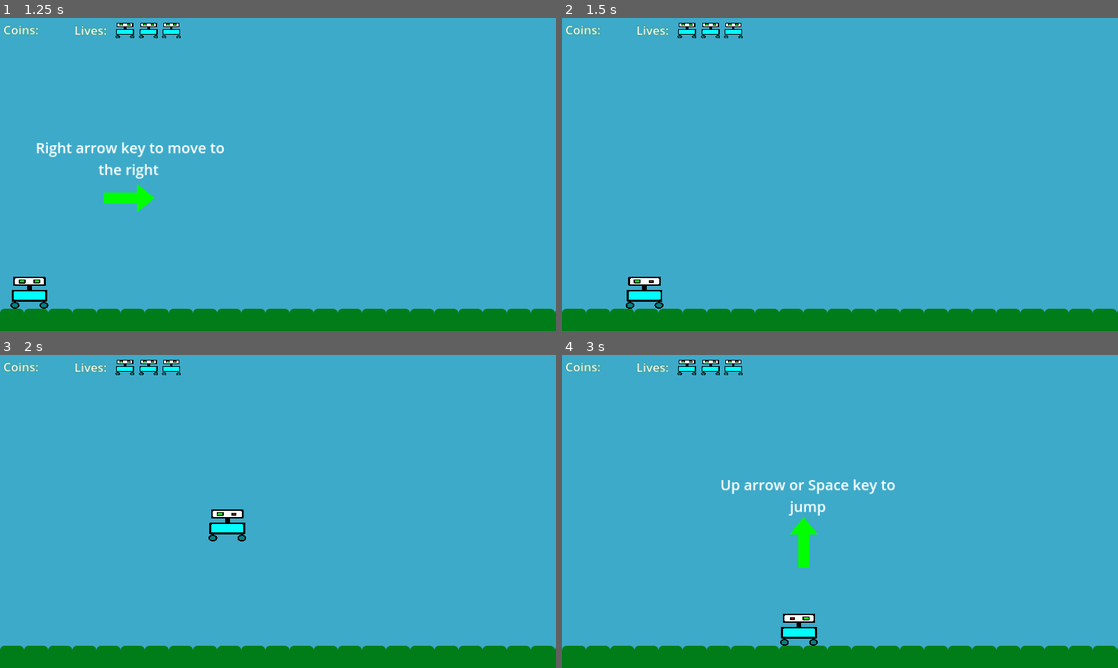
Above: before the commit, frames 1-4 (two rows, left to right).
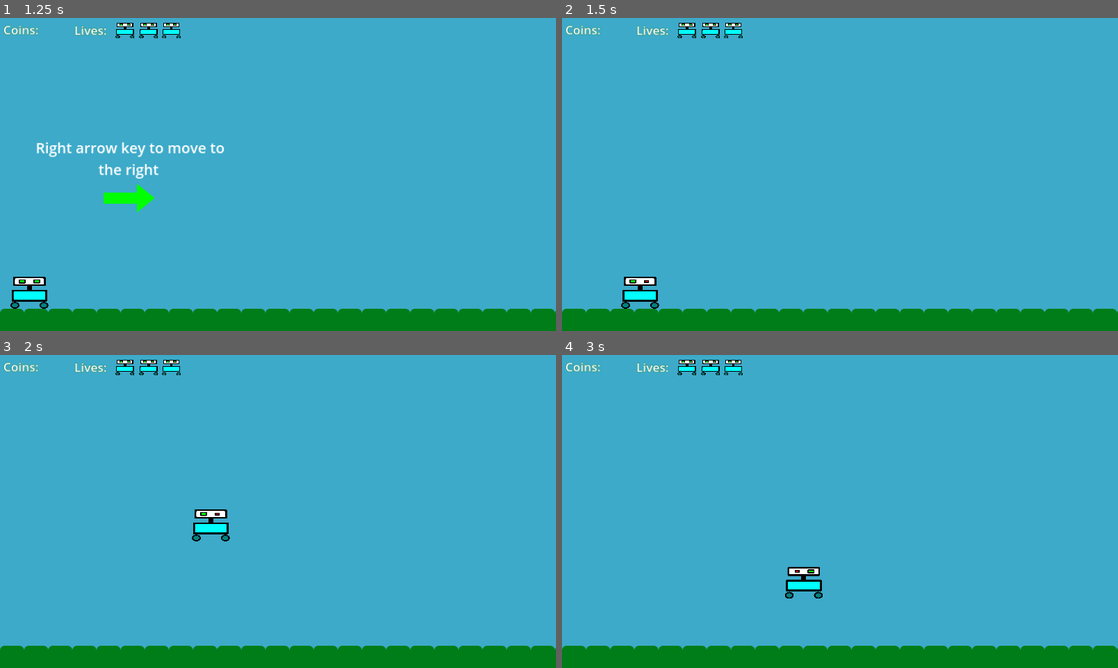
Above: after the commit, the same moments.

Repository: mikailaliyev/MsAdventures
Game: Godot game, scene res://menu/menu.tscn
Same seed, same stepped clock (60 frames per second), same inputs: the game is played once before the commit and once after it.
Inputs:
- Up to frame 1 (1.25 s): click "Start" at 0.5 s
- Up to frame 2 (1.5 s): hold Right (right) from 1.28 s (still down)
- Up to frame 3 (2 s): keep holding Right (right); tap Space (jump) at 1.52 s
- Up to frame 4 (3 s): tap Space (jump) at 2.27 s; tap Enter at 2.75 s; release Right (right) at 2.78 s; hold Left (left) from 2.78 s (still down)

Frame 1 is identical in both runs. In frame 2, 0.3% of the frame differs, in the area x 10-19%, y 82-93%; in frame 3, 0.6%; in frame 4, 1.9%, in the area x 28-60%, y 39-93%.

Commit message:
fix: background music was not looping&minor changes

Diff:
--- a/character/character.gd
+++ b/character/character.gd
@@ -14,7 +14,7 @@
 
 func _physics_process(_delta):
 	var direction = Input.get_axis("left", "right")
-	velocity.x = direction * 600
+	velocity.x = direction * 550
 
 	move_and_slide()
 
@@ -42,12 +42,12 @@
 		$AnimatedSprite2D.animation = "idle"
 
 	#if lost all lives then game over
-	if lives.get_child_count() == 0:
+	if lives.get_child_count() == 0 && $AnimationPlayer && $AnimationPlayer.current_animation != "death":
 		Engine.time_scale = 0.5
+		rotation_degrees = 45
 		$CollisionShape2D.disabled = true
 		$AnimationPlayer.play('death')
-		rotation_degrees = 45
-		await get_tree().create_timer(0.3).timeout
+		await get_tree().create_timer(0.5).timeout
 		if get_tree():
 			get_tree().reload_current_scene()
 		Engine.time_scale = 1.0
--- a/levels/background_music.tscn
+++ /dev/null
@@ -1,9 +0,0 @@
-[gd_scene load_steps=2 format=3 uid="uid://bkvkhld3440mu"]
-
-[ext_resource type="AudioStream" uid="uid://qn1j1blrw5eb" path="res://assets/audio/Theme Song 8-bit V1 _looping.wav" id="1_hnbln"]
-
-[node name="BackgroundMusic" type="AudioStreamPlayer"]
-process_mode = 3
-stream = ExtResource("1_hnbln")
-autoplay = true
-bus = &"Music"
--- a/levels/level_1.tscn
+++ b/levels/level_1.tscn
@@ -975,6 +975,7 @@
 
 [node name="LabelForEnemyIntro" type="Label" parent="GameControlsInsturctions"]
 unique_name_in_owner = true
+visible = false
 offset_left = 2425.0
 offset_top = 253.0
 offset_right = 2931.0
--- /dev/null
+++ b/menu/background_music.gd
@@ -0,0 +1,5 @@
+extends AudioStreamPlayer
+
+
+func _on_finished():
+	play()
--- /dev/null
+++ b/menu/background_music.tscn
@@ -0,0 +1,12 @@
+[gd_scene load_steps=3 format=3 uid="uid://b7nwby6bigoa7"]
+
+[ext_resource type="AudioStream" uid="uid://qn1j1blrw5eb" path="res://assets/audio/Theme Song 8-bit V1 _looping.wav" id="1_2ntol"]
+[ext_resource type="Script" path="res://menu/background_music.gd" id="2_cjoct"]
+
+[node name="BackgroundMusic" type="AudioStreamPlayer"]
+process_mode = 3
+stream = ExtResource("1_2ntol")
+autoplay = true
+script = ExtResource("2_cjoct")
+
+[connection signal="finished" from="." to="." method="_on_finished"]
--- a/project.godot
+++ b/project.godot
@@ -17,7 +17,7 @@
 
 [autoload]
 
-BackgroundMusic="*res://levels/background_music.tscn"
+BackgroundMusic="*res://menu/background_music.tscn"
 
 [display]
 
